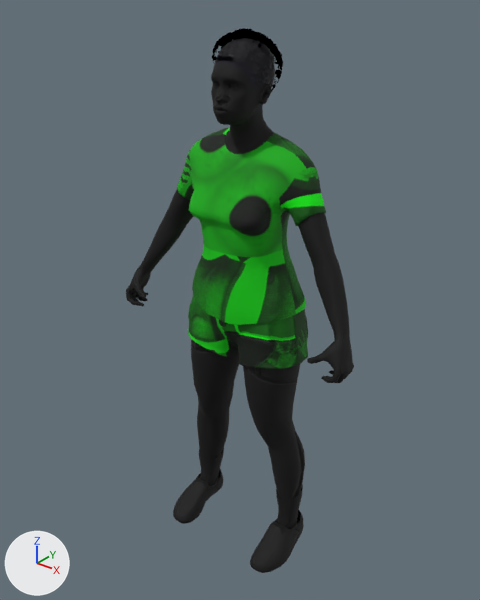
Two versions of the glTF model assets/models/crowd_e.glb, one commit apart.
Both versions are drawn from a 50 mm lens placed at (1.156, -1.515, 1.81), pointed at (-0.022, -0.042, 0.897). Every picture has the same lights, and +X, +Y and +Z are marked at lower left. The picture after the commit comes second. Where no turn or scale is listed for an object, it has been applied to the vertices. Vertices at exactly the same position are counted once.

Objects in the first picture: 'Body'.
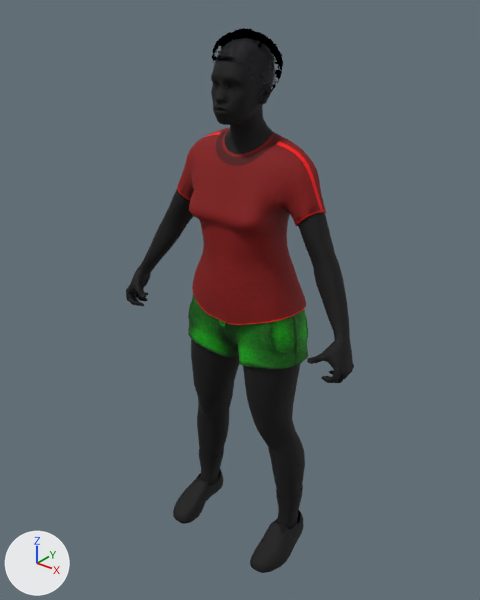
Location of each change, (x1, y1, x2, y2) in pixels of the pictures (480 x 600 px):
'Body', surface changed, recoloured (green to red): (175, 125, 326, 471) in both
part 1 of me_body, surface changed (green to red): (175, 125, 326, 471) in both
part 2 of me_body, recoloured (green to red): (177, 128, 326, 325) in both

The change, as a diff of the scene's bpy script:
```diff
--- a/assets/models/crowd_e.glb.py
+++ b/assets/models/crowd_e.glb.py
@@ me_body @@
 me_body.from_pydata(...)  # 6647 vertices, 12735 faces; spans x -0.43..0.43, y -0.21..0.1, z 0.0..1.67
 # used by ob_body; location = (0.0, 0.0, 0.0)
+# me_body part 1: texture (UV) coordinates of 12735 of 12735 faces, centred in x -0.43..0.43, y -0.21..0.1, z 0.0..1.67, changed; they spanned u 0.0..0.98, v 0.04..1.0 and now span u 0.0..0.99, v 0.16..1.0
+# me_body part 2: 2314 faces centred in x -0.26..0.25, y -0.17..0.1, z 0.89..1.42 are repainted in the vertex colours; the middle colour goes from green #00ff00 to red #ff0000
 me_body.materials.append(mat_crowd_e_body)
```
